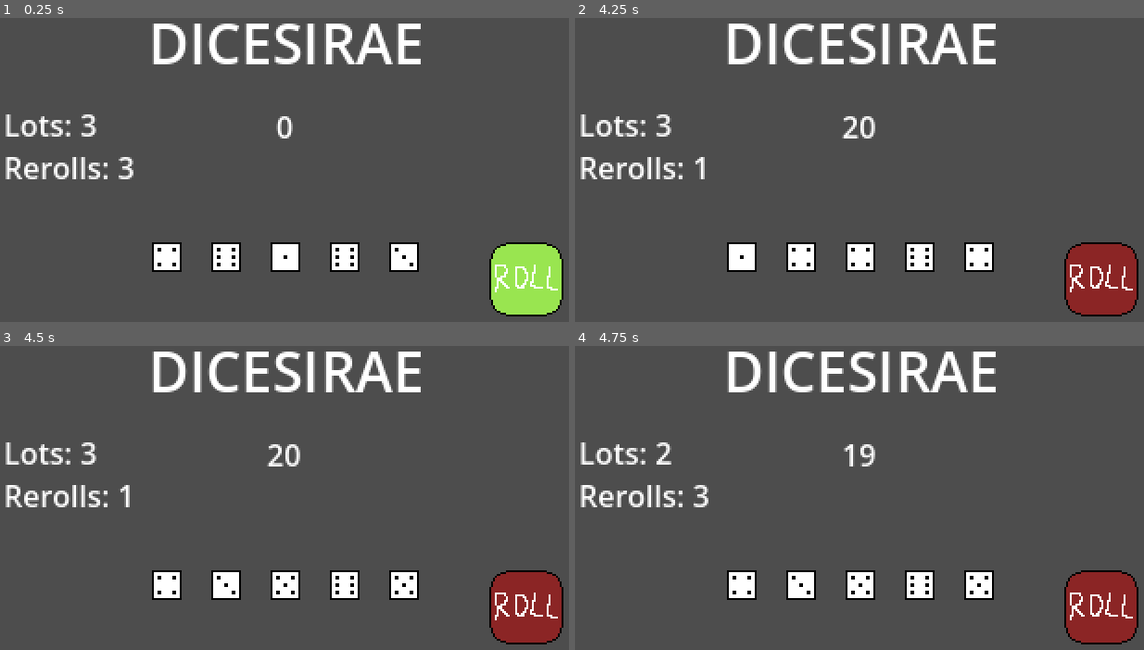
Above: before the commit, frames 1-4 (two rows, left to right).
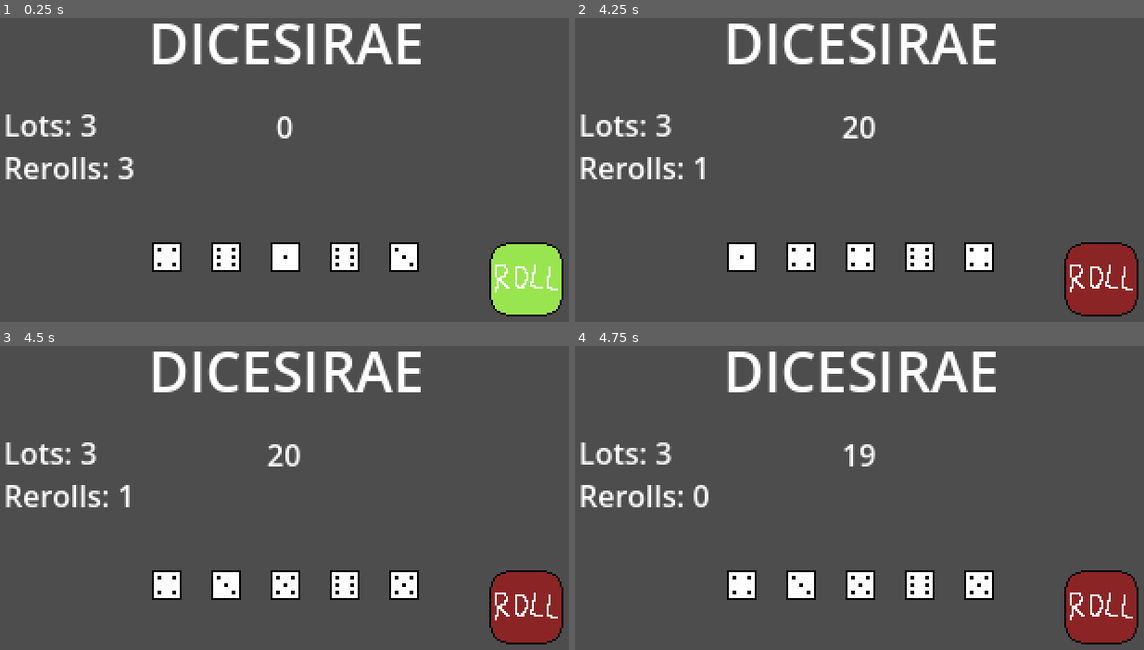
Above: after the commit, the same moments.

Repository: xander6424/DICESIRAE
Game: Godot game, scene res://scenes/main.tscn
Same seed, same stepped clock (60 frames per second), same inputs: the game is played once before the commit and once after it.
Inputs (mouse positions are in pixels of both pictures, inside the frame that each line leads up to):
- Up to frame 1 (0.25 s): no input
- Up to frame 2 (4.25 s): click (1104, 279) at 0.5 s; click (740, 258) at 1.27 s; click (1104, 279) at 2 s; tap Enter at 2.75 s; click (1104, 279) at 3.5 s
- Up to frame 3 (4.5 s): tap Space at 4.25 s
- Up to frame 4 (4.75 s): no input

Frames 1-3 are identical in both runs. In frame 4, 0.2% of the frame differs, in the area x 14-24%, y 31-54%.

Commit message:
Spacebar Fix & Scorecard Scene
Fixed an issue where pressing space would roll the dice and also unsave the last clicked dice. Started the scorecard UI scene.

Diff:
--- a/scenes/dice.tscn
+++ b/scenes/dice.tscn
@@ -57,6 +57,7 @@
 offset_top = -8.0
 offset_right = 8.0
 offset_bottom = 8.0
+focus_mode = 0
 theme_override_styles/normal = SubResource("StyleBoxFlat_pb8pk")
 theme_override_styles/pressed = SubResource("StyleBoxFlat_dicg2")
 theme_override_styles/hover = SubResource("StyleBoxFlat_ocjtb")
--- /dev/null
+++ b/scenes/scorecard.tscn
@@ -0,0 +1,9 @@
+[gd_scene format=3 uid="uid://dxbwxwmifxg8x"]
+
+[node name="Control" type="Control" unique_id=1927596429]
+layout_mode = 3
+anchors_preset = 15
+anchor_right = 1.0
+anchor_bottom = 1.0
+grow_horizontal = 2
+grow_vertical = 2
--- a/scripts/main.gd
+++ b/scripts/main.gd
@@ -12,6 +12,7 @@
 var dice_rolled = 0
 var rolling_dice_list = []
 var saved_dice_list = []
+var current_scored = false
 
 func _ready() -> void:
 	update_score(roll_total)
@@ -20,22 +21,22 @@
 func _process(delta: float) -> void:
 	if rerolls <= 0:
 		# Append all remaining dice to saved list
-		for dice in rolling_dice_list:
-			saved_dice_list.append(dice)
-		rolling_dice_list.clear()
-
-		# Show numbers in output (remove later)
-		print("DICE ROLLED: ", rolling_dice_list)
-		print("DICE SAVED: ", saved_dice_list)
+		if rolling_dice_list.size() == 0:
+			for dice in rolling_dice_list:
+				saved_dice_list.append(dice)
+			rolling_dice_list.clear()
 
 		roll_button.disabled = true
-		lots -= 1
-		rerolls = 3
 
 		# START SCORING HERE (function call done once)
-		score_dice()
+		current_scored = score_dice()
 
-		update_labels() # after scoring actually happens
+		if current_scored:
+			lots -= 1
+			rerolls = 3
+			update_labels() # after scoring actually happens
+		else:
+			pass
 
 		# Go to the shop after all lots used
 		if lots <= 0:
@@ -75,10 +76,14 @@
 	lots_label.text = "Lots: " + str(lots)
 	reroll_label.text = "Rerolls: " + str(rerolls)
 
-func score_dice():
+
+# SIGNAL CALL
+func score_dice() -> bool:
 	print("SCORING TIME")
 
 	var scored = false
+
+	return scored
 
 
 func enter_shop():
Not shown, changed: TO-DO.txt
